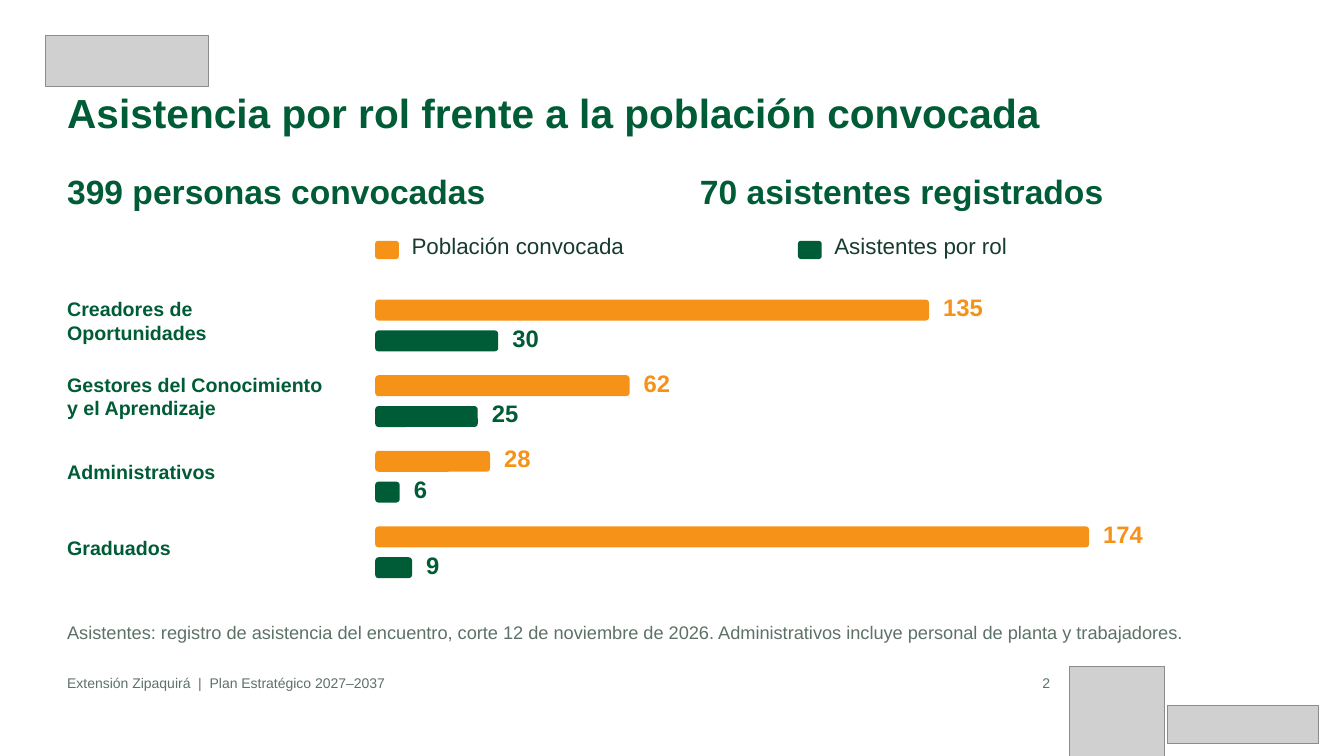
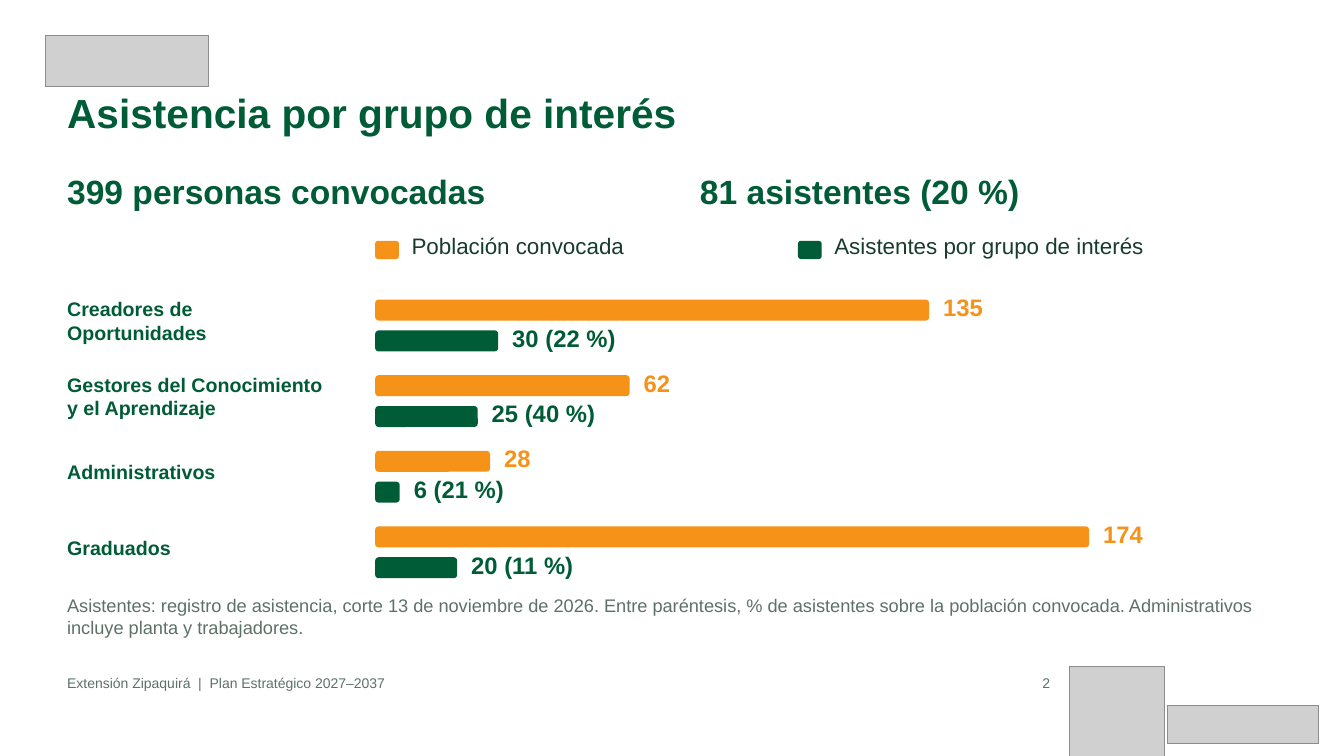
Before and after one commit to Nicolaserd/Planeacion_estrategica_transformaciones_temas, a slide deck: slide 2 of flujo_bert_jev/informe/presentacionresumida/Presentacion_Extension_Zipaquira_Resumen.pptx. Drawn at 1344x756 pixels with LibreOffice and Linux fonts; fonts in the diff are those of the drawing; grey boxes stand for pictures; background and template pictures are left out. Boxes give left, top, right and bottom in pixels: in the first picture for what was removed or moved away, otherwise in the second. Text is boxed around its words. In the diff, an @@ line names an element or a change of style, - is before the commit and + after.

```diff
--- a/flujo_bert_jev/informe/presentacionresumida/Presentacion_Extension_Zipaquira_Resumen.pptx
+++ b/flujo_bert_jev/informe/presentacionresumida/Presentacion_Extension_Zipaquira_Resumen.pptx
@@ text at (x1=67, y1=98, x2=676, y2=136): text changed @@
-Asistencia por rol frente a la población convocada
+Asistencia por grupo de interés
@@ text at (x1=700, y1=179, x2=969, y2=211): text changed @@
-70 asistentes registrados
+81 asistentes (20 %)
@@ text at (x1=834, y1=237, x2=1143, y2=259): text changed @@
-Asistentes por rol
+Asistentes por grupo de interés
@@ text at (x1=512, y1=329, x2=579, y2=352): text changed @@
-30
+30 (22 %)
@@ text at (x1=492, y1=404, x2=559, y2=427): text changed @@
-25
+25 (40 %)
@@ text at (x1=414, y1=480, x2=468, y2=503): text changed @@
-6
+6 (21 %)
@@ rounded rectangle resized from (x1=375, y1=558, x2=412, y2=579) to (x1=375, y1=558, x2=457, y2=579) @@
@@ text at (x1=471, y1=556, x2=537, y2=579): text changed @@
-9
+20 (11 %)
@@ text at (x1=67, y1=598, x2=1252, y2=638): text changed @@
-Asistentes: registro de asistencia del encuentro, corte 12 de noviembre de 2026. Administrativos incluye personal de planta y trabajadores.
+Asistentes: registro de asistencia, corte 13 de noviembre de 2026. Entre paréntesis, % de asistentes sobre la población convocada. Administrativos incluye planta y trabajadores.
```
Also in this commit, not shown: 1 other slide changed, 7 other files.
